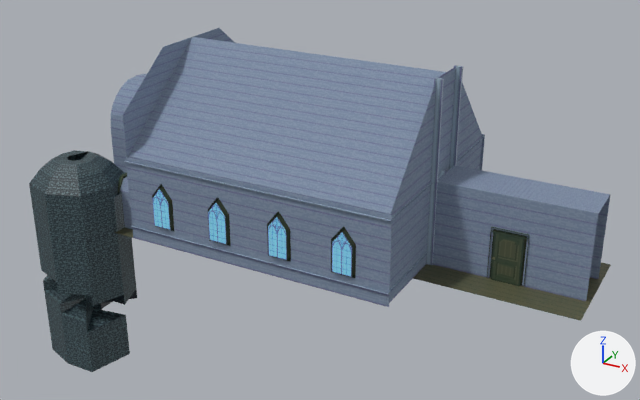
One commit to the Blender file env/ctcmb/ch/Church.blend: the scene before it, then after it.
One viewpoint serves both versions: a camera (50 mm lens) standing at (21.7, -37.9, 20.5) and looking at (1.1, -0.6, 1.8). The lights are fixed; the arrows at lower right show +X, +Y and +Z.

In view in the first picture: 'Church', 'Doors', 'EnterArch', 'Stairs', 'Top', 'WallTrim.001', 'window'.
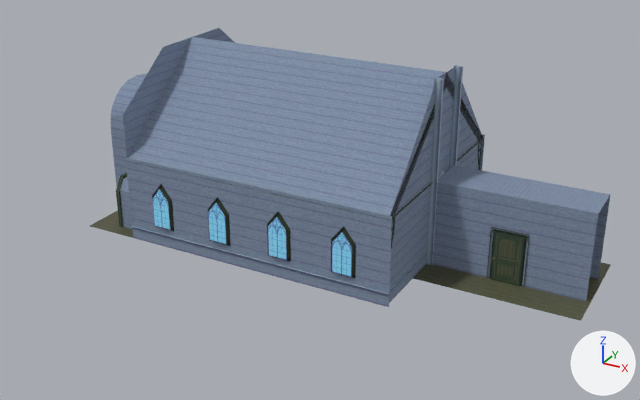
Where the change shows, as pixel boxes [x1, y1, x2, y2] in the pictures (640 x 400 px):
'Stairs', deleted (cyan): before [35, 228, 137, 372]
'Top', deleted (cyan): before [29, 150, 125, 242]
'Supports', added: after [311, 53, 482, 247]

Edits to the bpy script that builds the scene:
```text
Add me_cube_008:
    me_cube_008.from_pydata(...)  # 34 vertices, 19 faces; spans x 0.0..0.1, y -5.89..0.11, z -0.4..6.8
    me_cube_008.materials.append(mat_res___env_ctcmb_mat_wood_ch_trim_green_material)  # picture img_wood_frame_png
Remove ob_stairs:
    ob_stairs = bpy.data.objects.new('Stairs', me_cylinder_001)
    ob_stairs.location = (-10.7, -5.8, 0.0)
    ob_stairs.rotation_euler = (0.0, 0.0, 1.571)  # degrees (0, 0, 90)
    ob_stairs.scale = (4.8, 4.8, 4.8)
    _m = ob_stairs.modifiers.new('Array', 'ARRAY')
    _m.count = 1
    _m.use_constant_offset = True
    _m.constant_offset_displace = (0.0, 0.0, 0.13)
    _m.relative_offset_displace = (0.0, 0.0, -1.0)
    _m.use_merge_vertices = True
Change ob_stairs_colonly:
    remove ob_stairs_colonly.parent = ob_stairs
Remove ob_top:
    ob_top = bpy.data.objects.new('Top', me_cylinder_004)
    ob_top.parent = ob_stairs
    ob_top.matrix_parent_inverse = Matrix(((0.167, 0.0, 0.0, 1.0), (0.0, 0.167, 0.0, -1.667), (0.0, 0.0, 0.167, 0.0), (0.0, 0.0, 0.0, 1.0)))
    ob_top.location = (-6.0, 10.0, 3.2)
    ob_top.scale = (6.0, 6.0, 6.0)
Change ob_torchbase:
    remove ob_torchbase.parent = ob_stairs
    where _m = ob_torchbase.modifiers.new('Array', 'ARRAY')
    remove _m.offset_object = ob_stairs
Add ob_supports:
    ob_supports = bpy.data.objects.new('Supports', me_cube_008)
    ob_supports.location = (7.4, 5.87, 2.6)
    _m = ob_supports.modifiers.new('Mirror', 'MIRROR')
    _m = ob_supports.modifiers.new('Array', 'ARRAY')
    _m.count = 5
    _m.use_constant_offset = True
    _m.constant_offset_displace = (-3.579, 0.0, 0.0)
    _m.use_relative_offset = False
    _m.relative_offset_displace = (-2.7, 0.0, 0.0)
    _m = ob_supports.modifiers.new('Mirror.001', 'MIRROR')
    _m.use_axis = (False, True, False)
    _m.mirror_object = ob_church
```
